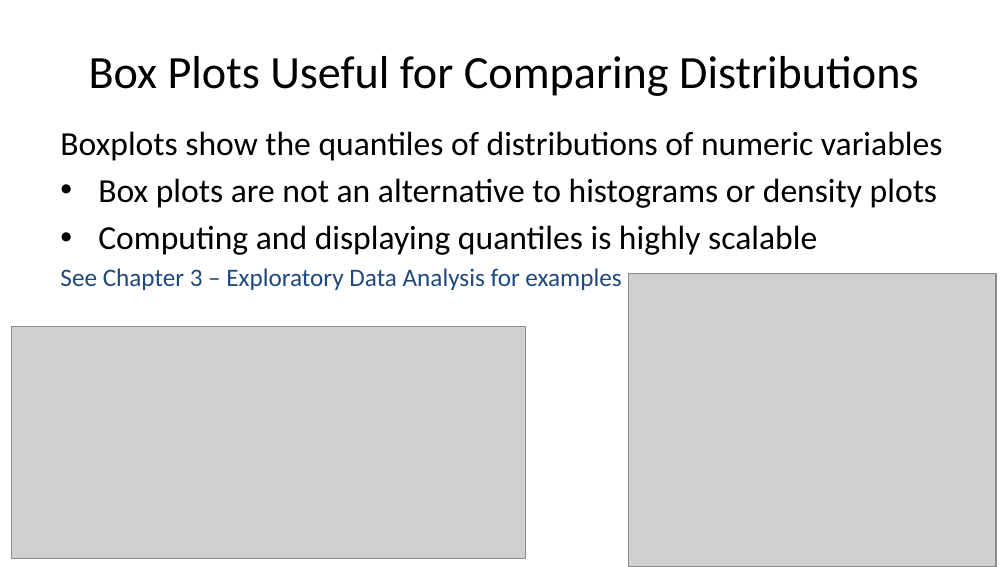
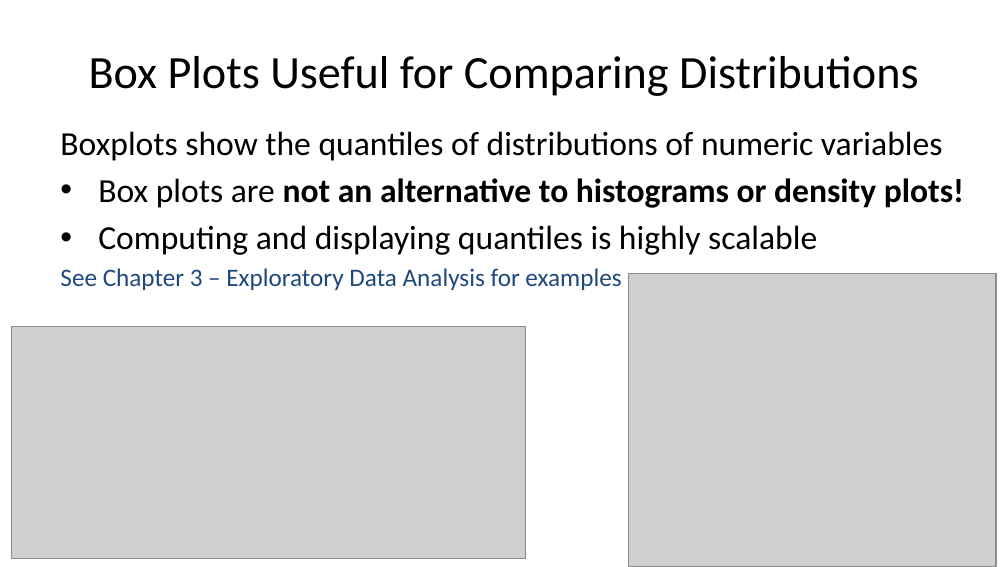
Before and after one commit to StephenElston/CSCI-E-83, a slide deck: slide 16 of LectureSlides/02_VisualizationOfLargeComplexData.pptx. Drawn at 1008x567 pixels with LibreOffice and Linux fonts; fonts in the diff are those of the drawing; grey boxes stand for pictures. Boxes give left, top, right and bottom in pixels: in the first picture for what was removed or moved away, otherwise in the second. Text is boxed around its words. In the diff, an @@ line names an element or a change of style, - is before the commit and + after.

```diff
--- a/LectureSlides/02_VisualizationOfLargeComplexData.pptx
+++ b/LectureSlides/02_VisualizationOfLargeComplexData.pptx
@@ text at [98,178,964,208]: text changed; bold on @@
-• Box plots are not an alternative to histograms or density plots
+• Box plots are not an alternative to histograms or density plots!
```
Also in this commit, not shown: 10 other slides changed.
